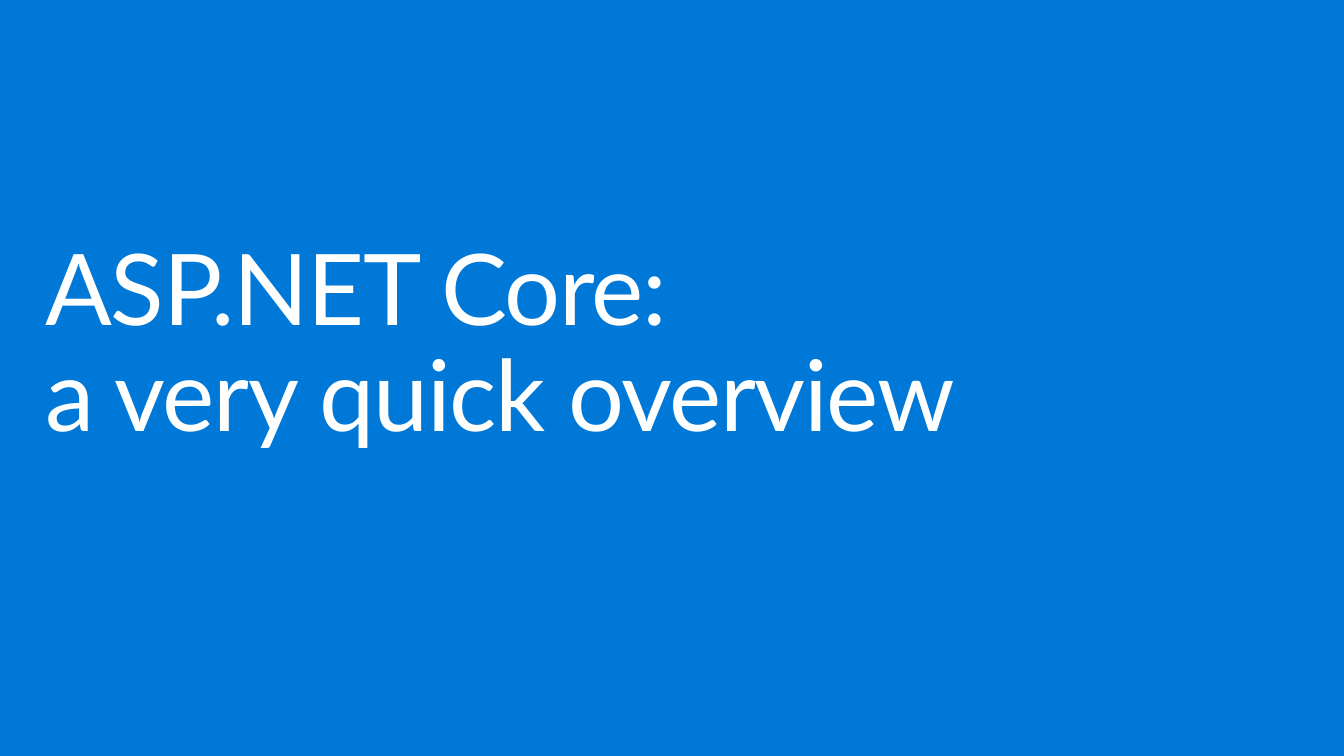
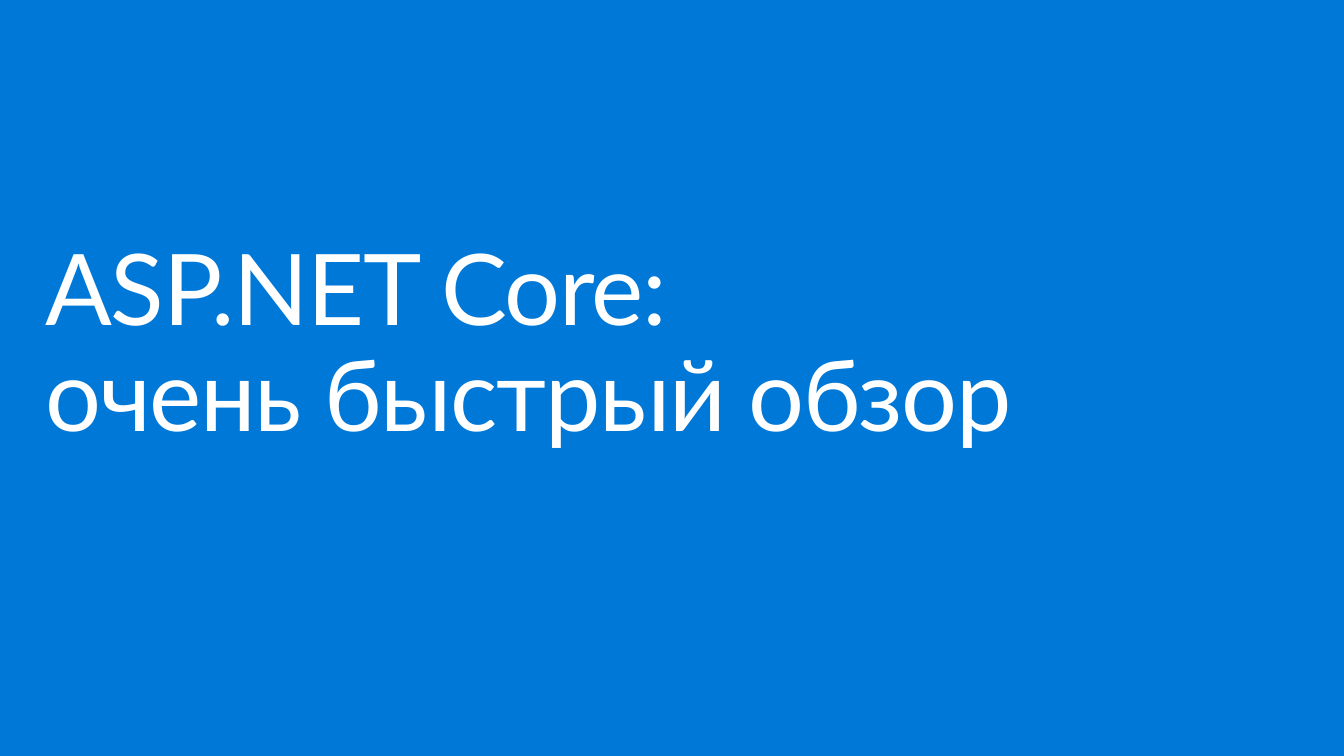
Before and after one commit to jongalloway/DevCon2016, a slide deck: slide 3 of Slides/ASPNET Core Internals.ru.pptx. Drawn at 1344x756 pixels with LibreOffice and Linux fonts; fonts in the diff are those of the drawing; background and template pictures are left out. Boxes give left, top, right and bottom in pixels: in the first picture for what was removed or moved away, otherwise in the second. Text is boxed around its words. In the diff, an @@ line names an element or a change of style, - is before the commit and + after.

```diff
--- a/Slides/ASPNET Core Internals.ru.pptx
+++ b/Slides/ASPNET Core Internals.ru.pptx
@@ title at (45,253,1012,448): text changed @@
-ASP.NET Core:
-a very quick overview
+ASP.NET Core:
+очень быстрый обзор
```
Also in this commit, not shown: 16 other slides changed.
